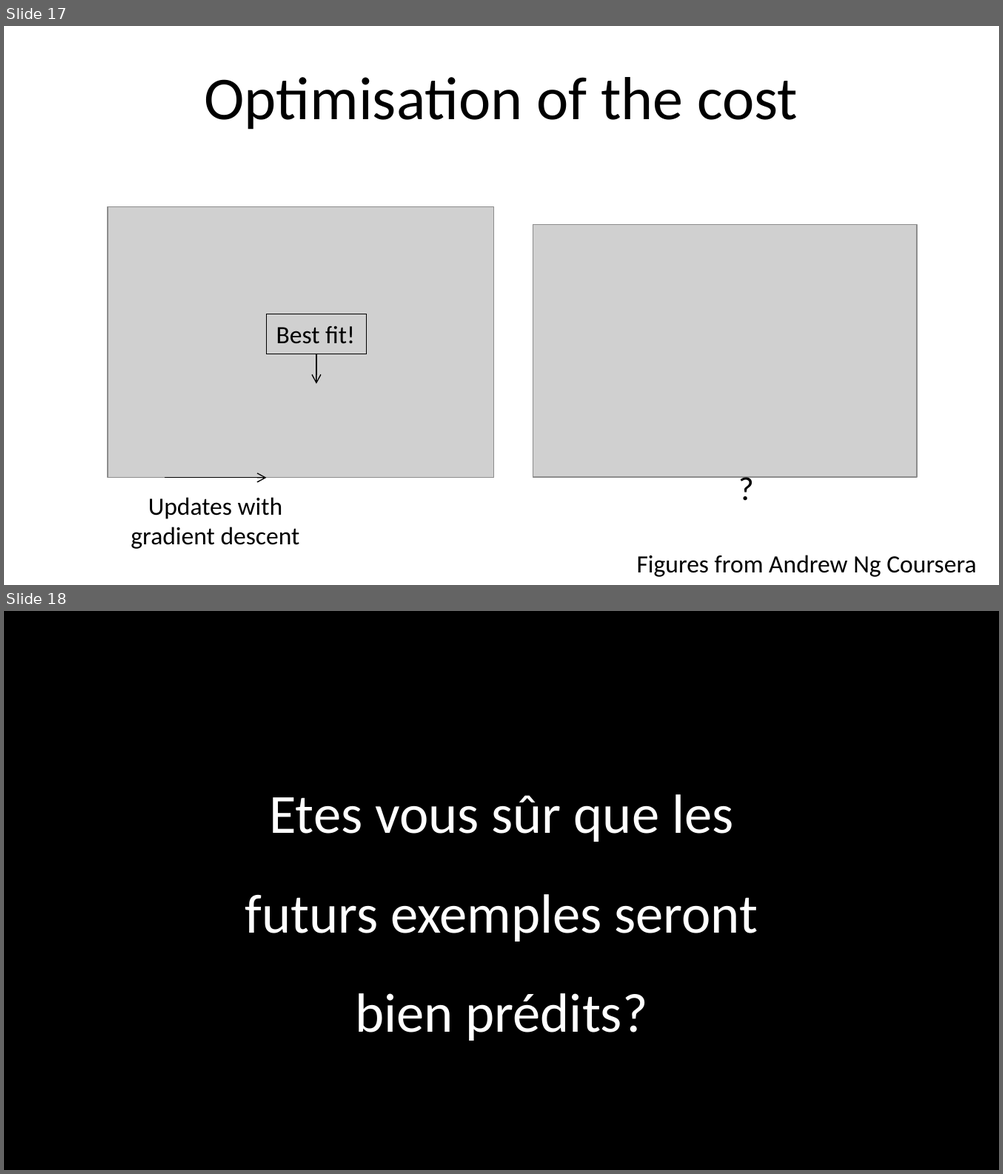
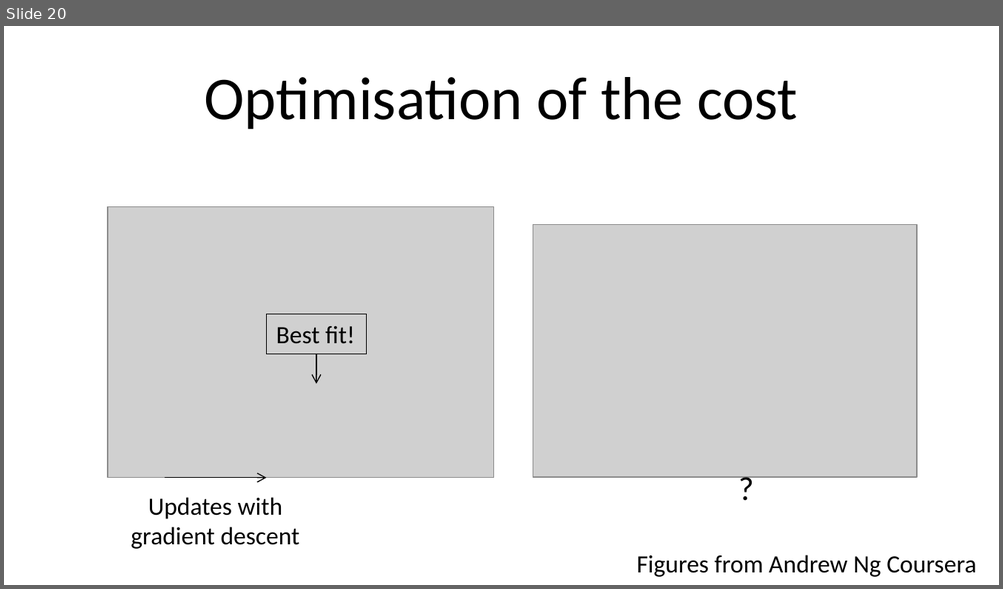
Before and after one commit to Monia234/IFSBM-bigdata, a slide deck: TP_IFSBM_module12/2020/labs/lab_2/TP_DL.pptx. Shown one above the other, each under a label of ours: slides 17 and 18 before the commit, slide 20 after it. The pictures are 1003x1174 and 1003x589 pixels, drawn with LibreOffice and Linux fonts; fonts in the diff are those of the drawing; grey boxes stand for pictures. Boxes give left, top, right and bottom in pixels: in the first picture for what was removed or moved away, otherwise in the second. Text is boxed around its words. In the diff, an @@ line names an element or a change of style, - is before the commit and + after.

```diff
--- a/TP_IFSBM_module12/2020/labs/lab_2/TP_DL.pptx
+++ b/TP_IFSBM_module12/2020/labs/lab_2/TP_DL.pptx
@@ slide 18 removed at box(4, 611, 999, 1170), background #000000 @@
@@ text removed at box(244, 795, 757, 1041) @@
-Etes vous sûr que les futurs exemples seront bien prédits?
@@ what was slide 17 is now slide 20 @@
```
Also in this commit, not shown: 1 slide changed, 9 slides added, 4 other slides removed.
